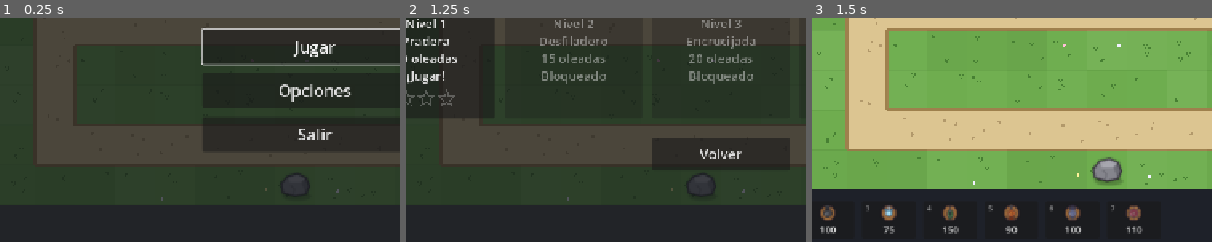
Above: before the commit, frames 1-3 (left to right).
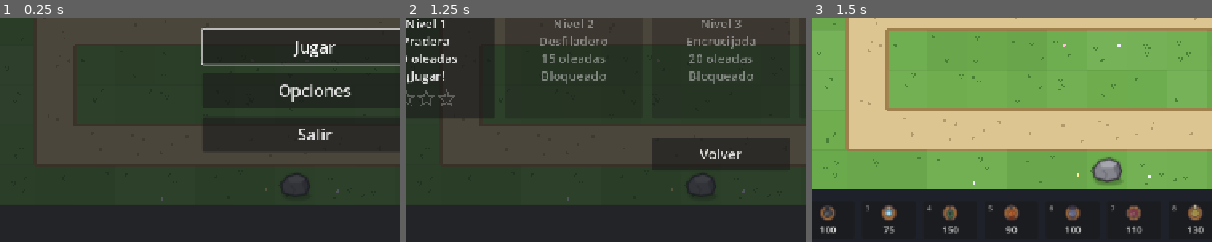
Above: after the commit, the same moments.

Repository: pasaporteN25/MonstersAndCanons
Game: Godot game, scene res://scenes/ui/main_menu.tscn
Two runs of this game, one before a commit and one after it. Both use one fixed random seed, a clock stepped at 60 frames per second and the inputs below.
Inputs:
- Up to frame 1 (0.25 s): no input
- Up to frame 2 (1.25 s): click "Jugar" at 0.5 s
- Up to frame 3 (1.5 s): click "Nivel 1 Pradera 10 oleadas ¡J…" at 1.25 s
The pictures show only the part of the screen within x 11-61%, y 49-99%; the shares and areas given below are measured in that part.

Frames 1-2 are identical in both runs. In frame 3, 0.3% of the frame differs, in the area x 90-98%, y 83-97%.

Commit message:
T83: torre Eléctrica (el rayo salta entre enemigos cercanos)
Co-Authored-By: Claude Opus 5.5 <noreply@anthropic.com>

Diff:
--- /dev/null
+++ b/assets/sprites/projectiles/tesla.svg
@@ -0,0 +1,6 @@
+<svg xmlns="http://www.w3.org/2000/svg" viewBox="0 0 32 32">
+  <!-- Chispa de la Eléctrica: bola de luz con una estela en zigzag. Apunta a la derecha. -->
+  <path d="M2 16 L7 12.5 L11 18.5 L15 13.5 L19 16" fill="none" stroke="#f5d34a" stroke-width="2.2" stroke-linecap="round" stroke-linejoin="round"/>
+  <circle cx="23" cy="16" r="6.5" fill="#fff3a8" stroke="#c99a1e" stroke-width="1.4"/>
+  <circle cx="23" cy="16" r="3" fill="#ffffff"/>
+</svg>
--- /dev/null
+++ b/assets/sprites/towers/turret_tesla.svg
@@ -0,0 +1,18 @@
+<svg xmlns="http://www.w3.org/2000/svg" viewBox="0 0 64 64">
+  <!-- Eléctrica: bobina con anillos amarillos, dos puntas y una esfera cargada adelante.
+       Apunta a la derecha; gira sobre el centro (32, 32). -->
+  <g stroke="#2b2233" stroke-linejoin="round" stroke-linecap="round">
+    <path d="M36 27 L52 23 L55 26 L40 30 Z" fill="#6b6f78" stroke-width="1.8"/>
+    <path d="M36 37 L52 41 L55 38 L40 34 Z" fill="#6b6f78" stroke-width="1.8"/>
+    <circle cx="32" cy="32" r="14" fill="#3e4250" stroke-width="2.5"/>
+  </g>
+  <g fill="none" stroke="#f5d34a" stroke-width="2.4">
+    <circle cx="32" cy="32" r="11"/>
+    <circle cx="32" cy="32" r="7.5"/>
+  </g>
+  <circle cx="32" cy="32" r="4" fill="#f5d34a" stroke="#2b2233" stroke-width="1.3"/>
+  <circle cx="56" cy="32" r="6" fill="#fff3a8" stroke="#2b2233" stroke-width="1.8"/>
+  <circle cx="56" cy="32" r="3" fill="#ffffff"/>
+  <path d="M47 28 L50 31 L48 32 L52 36" fill="none" stroke="#fff3a8" stroke-width="1.6" stroke-linecap="round" stroke-linejoin="round"/>
+  <ellipse cx="26.5" cy="23.5" rx="4.5" ry="2" fill="#ffffff" opacity="0.35"/>
+</svg>
--- /dev/null
+++ b/data/towers/tesla.tres
@@ -0,0 +1,51 @@
+[gd_resource type="Resource" script_class="TowerData" format=3]
+
+[ext_resource type="Script" path="res://scripts/data/tower_level_data.gd" id="1_3eeww"]
+[ext_resource type="Texture2D" path="res://assets/sprites/towers/base_1.svg" id="2_wpk1r"]
+[ext_resource type="Texture2D" path="res://assets/sprites/towers/base_2.svg" id="3_t4s08"]
+[ext_resource type="Texture2D" path="res://assets/sprites/towers/base_3.svg" id="4_bhcqx"]
+[ext_resource type="Texture2D" path="res://assets/sprites/projectiles/tesla.svg" id="5_c2wwa"]
+[ext_resource type="Script" path="res://scripts/data/tower_data.gd" id="6_ysfjt"]
+[ext_resource type="Texture2D" path="res://assets/sprites/towers/turret_tesla.svg" id="7_8amhr"]
+
+[sub_resource type="Resource" id="Resource_tahp1"]
+script = ExtResource("1_3eeww")
+cost = 130
+damage = 12
+fire_rate = 0.7
+range_tiles = 2.5
+base_texture = ExtResource("2_wpk1r")
+chain_extra_targets = 2
+chain_range_tiles = 1.5
+
+[sub_resource type="Resource" id="Resource_uln85"]
+script = ExtResource("1_3eeww")
+cost = 120
+damage = 18
+fire_rate = 0.8
+range_tiles = 2.5
+base_texture = ExtResource("3_t4s08")
+chain_extra_targets = 3
+chain_range_tiles = 1.5
+
+[sub_resource type="Resource" id="Resource_msd0y"]
+script = ExtResource("1_3eeww")
+cost = 180
+damage = 26
+fire_rate = 0.9
+range_tiles = 3.0
+base_texture = ExtResource("4_bhcqx")
+chain_extra_targets = 4
+chain_range_tiles = 1.5
+
+[resource]
+script = ExtResource("6_ysfjt")
+id = &"tesla"
+display_name = "Eléctrica"
+description = "El rayo salta de un enemigo a otro. Cara y de corto alcance."
+can_hit_air = true
+projectile_speed_tiles = 20.0
+color = Color(0.98, 0.84, 0.25, 1)
+turret_texture = ExtResource("7_8amhr")
+projectile_texture = ExtResource("5_c2wwa")
+levels = Array[ExtResource("1_3eeww")]([SubResource("Resource_tahp1"), SubResource("Resource_uln85"), SubResource("Resource_msd0y")])
--- a/scenes/effects/effects_layer.gd
+++ b/scenes/effects/effects_layer.gd
@@ -71,6 +71,11 @@
 		_add(RingEffect.new().setup(SPARK_COLOR, 2.0, 10.0, 0.12, 2.0), position_)
 
 
+## RF-163: zigzag entre los enemigos que golpeó un rayo en cadena.
+func lightning(points: PackedVector2Array) -> void:
+	_add(LightningEffect.new().setup(points), Vector2.ZERO)
+
+
 ## RF-130: anillo que se expande al construir.
 func tower_built(position_: Vector2, color: Color) -> void:
 	var ring_color: Color = color.lightened(0.5)
--- /dev/null
+++ b/scenes/effects/lightning_effect.gd
@@ -0,0 +1,45 @@
+# Rayo en zigzag que une a los enemigos golpeados por un rayo en cadena (RF-163, RF-158).
+# Es solo visual: se borra solo al terminar.
+class_name LightningEffect
+extends Node2D
+
+const COLOR := Color(1.0, 0.92, 0.35)
+const DURATION: float = 0.22
+## Cada tramo se parte en esta cantidad de pedacitos, corridos un poco hacia los costados.
+const KINKS_PER_SEGMENT: int = 4
+const JITTER_PX: float = 7.0
+
+var _points := PackedVector2Array()
+var _time: float = 0.0
+
+
+## `points`: posiciones GLOBALES de los golpeados, en orden. La capa de efectos está en el
+## origen, así que sirven tal cual como posiciones locales.
+func setup(points: PackedVector2Array) -> LightningEffect:
+	for i: int in range(1, points.size()):
+		var from: Vector2 = points[i - 1]
+		var to: Vector2 = points[i]
+		var side: Vector2 = (to - from).orthogonal().normalized()
+		_points.append(from)
+		for k: int in range(1, KINKS_PER_SEGMENT):
+			var t: float = float(k) / KINKS_PER_SEGMENT
+			_points.append(from.lerp(to, t) + side * randf_range(-JITTER_PX, JITTER_PX))
+	if points.size() > 0:
+		_points.append(points[points.size() - 1])
+	return self
+
+
+func _process(delta: float) -> void:
+	_time += delta
+	if _time >= DURATION:
+		queue_free()
+		return
+	queue_redraw()
+
+
+func _draw() -> void:
+	if _points.size() < 2:
+		return
+	var alpha: float = 1.0 - _time / DURATION
+	draw_polyline(_points, Color(COLOR, 0.6 * alpha), 9.0)  # resplandor
+	draw_polyline(_points, Color(1, 1, 1, alpha), 3.0)       # centro blanco
--- a/scenes/game/game.gd
+++ b/scenes/game/game.gd
@@ -275,6 +275,7 @@
 func _on_tower_fired(projectile: Projectile) -> void:
 	projectiles.add_child(projectile)
 	projectile.impacted.connect(effects.projectile_impacted)
+	projectile.chained.connect(effects.lightning)  # RF-163
 
 
 func _on_state_changed(state: LevelSession.State) -> void:
--- a/scenes/game/game.tscn
+++ b/scenes/game/game.tscn
@@ -10,6 +10,7 @@
 [ext_resource type="Resource" path="res://data/towers/fire.tres" id="16_fire"]
 [ext_resource type="Resource" path="res://data/towers/multi.tres" id="17_multi"]
 [ext_resource type="Resource" path="res://data/towers/burst.tres" id="18_burst"]
+[ext_resource type="Resource" path="res://data/towers/tesla.tres" id="19_tesla"]
 [ext_resource type="PackedScene" path="res://scenes/ui/pause_menu.tscn" id="15_pause"]
 [ext_resource type="Script" path="res://scripts/data/tower_data.gd" id="7_tower_data"]
 [ext_resource type="Script" path="res://scenes/game/build_controller.gd" id="8_build"]
@@ -23,7 +24,7 @@
 script = ExtResource("1_game")
 level_data = ExtResource("2_level")
 balance = ExtResource("3_balance")
-tower_types = Array[ExtResource("7_tower_data")]([ExtResource("4_basic"), ExtResource("5_cannon"), ExtResource("6_frost"), ExtResource("14_sniper"), ExtResource("16_fire"), ExtResource("17_multi"), ExtResource("18_burst")])
+tower_types = Array[ExtResource("7_tower_data")]([ExtResource("4_basic"), ExtResource("5_cannon"), ExtResource("6_frost"), ExtResource("14_sniper"), ExtResource("16_fire"), ExtResource("17_multi"), ExtResource("18_burst"), ExtResource("19_tesla")])
 
 [node name="Towers" type="Node2D" parent="."]
 
--- a/scenes/towers/projectile.gd
+++ b/scenes/towers/projectile.gd
@@ -4,6 +4,8 @@
 
 ## Llegó a destino. Solo para efectos visuales (RF-122): el daño ya se aplicó.
 signal impacted(position: Vector2, stats: TowerLevelData)
+## El golpe saltó de enemigo en enemigo (RF-163). `points`: dónde estaba cada golpeado. Solo visual.
+signal chained(points: PackedVector2Array)
 
 ## RF-153: lado del dibujo del proyectil, en píxeles.
 const SPRITE_SIZE_PX: float = 28.0
@@ -128,7 +130,40 @@
 				_hit(enemy)
 	elif is_instance_valid(_target) and _target.is_active():
 		_hit(_target)
+		if _stats.chain_extra_targets > 0:
+			_chain_from(_target)
 	# Sin área y sin objetivo: desaparece sin hacer daño (RF-52).
+
+
+## RF-163: desde el primer golpeado, salta al enemigo más cercano que todavía no golpeó,
+## si está a menos de `chain_range_tiles`. Cada salto hace el mismo golpe.
+func _chain_from(first: Enemy) -> void:
+	var reach: float = Rules.tiles_to_px(_stats.chain_range_tiles)
+	var struck: Array[Enemy] = [first]
+	var points := PackedVector2Array([first.global_position])
+	for i: int in _stats.chain_extra_targets:
+		var next: Enemy = _nearest_not_struck(points[points.size() - 1], struck, reach)
+		if next == null:
+			break
+		struck.append(next)
+		points.append(next.global_position)
+		_hit(next)
+	if points.size() > 1:
+		chained.emit(points)
+
+
+func _nearest_not_struck(from: Vector2, struck: Array[Enemy], reach: float) -> Enemy:
+	var best: Enemy = null
+	var best_dist: float = reach * reach
+	for node: Node in get_tree().get_nodes_in_group(Enemy.GROUP):
+		var enemy := node as Enemy
+		if not enemy.is_active() or struck.has(enemy) or (enemy.data.is_flying and not _can_hit_air):
+			continue
+		var dist: float = from.distance_squared_to(enemy.global_position)
+		if dist <= best_dist:
+			best = enemy
+			best_dist = dist
+	return best
 
 
 func _hit(enemy: Enemy) -> void:
--- a/scenes/ui/tower_panel.gd
+++ b/scenes/ui/tower_panel.gd
@@ -57,6 +57,8 @@
 	]
 	if s.splash_radius_tiles > 0.0:
 		lines.append("Área: radio %.1f" % s.splash_radius_tiles)
+	if s.chain_extra_targets > 0:
+		lines.append("El rayo salta a %d enemigos más" % s.chain_extra_targets)
 	if s.burst_count > 0:
 		lines.append("Lanza %d púas en círculo" % s.burst_count)
 	if s.extra_targets > 0:
--- a/scripts/data/tower_level_data.gd
+++ b/scripts/data/tower_level_data.gd
@@ -29,3 +29,7 @@
 @export var extra_targets: int = 0
 ## RF-162: cuántas púas lanza en círculo, en línea recta (0 = dispara normal, a un objetivo).
 @export var burst_count: int = 0
+## RF-163: a cuántos enemigos MÁS salta el golpe, uno detrás de otro (0 = no salta).
+@export var chain_extra_targets: int = 0
+## RF-163: distancia máxima de cada salto, en casillas.
+@export var chain_range_tiles: float = 0.0
--- a/tests/test_new_content.gd
+++ b/tests/test_new_content.gd
@@ -376,3 +376,59 @@
 	_run_shots(1.5)
 	assert_eq(flyer.health, 1000, "RF-53: al volador no le pega")
 	assert_eq(walker.health, 992, "sigue de largo y le pega al de tierra")
+
+
+# --- Eléctrica (RF-163) ---
+
+## La torre dispara y el rayo llega (va a 20 casillas por segundo). Devuelve los puntos
+## del zigzag (vacío si no saltó).
+func _fire_tesla(at: Vector2) -> PackedVector2Array:
+	var tower: Tower = _tower_at("tesla", at)
+	simulate(tower, 1, DT)
+	# Una lista y no una variable suelta: las funciones anónimas copian las variables locales.
+	var chains: Array[PackedVector2Array] = []
+	for p: Projectile in shots:
+		p.chained.connect(func(points: PackedVector2Array) -> void: chains.append(points))
+	_run_shots(0.5)
+	return chains[0] if not chains.is_empty() else PackedVector2Array()
+
+
+func _damaged(enemies: Array[Enemy]) -> Array[bool]:
+	var result: Array[bool] = []
+	for e: Enemy in enemies:
+		result.append(e.health < 1000)
+	return result
+
+
+func test_tesla_tower_matches_spec() -> void:
+	var tesla: TowerData = _tower("tesla")
+	assert_eq(tesla.display_name, "Eléctrica")
+	assert_true(tesla.can_hit_air)
+	assert_almost_eq(tesla.projectile_speed_tiles, 20.0, 0.001)
+	_assert_levels("tesla", [
+		{"cost": 130, "damage": 12, "fire_rate": 0.7, "range_tiles": 2.5, "chain_extra_targets": 2, "chain_range_tiles": 1.5},
+		{"cost": 120, "damage": 18, "fire_rate": 0.8, "chain_extra_targets": 3},
+		{"cost": 180, "damage": 26, "fire_rate": 0.9, "range_tiles": 3.0, "chain_extra_targets": 4},
+	])
+
+
+func test_lightning_jumps_to_the_two_nearest() -> void:
+	var e: Array[Enemy] = _enemies_at([300.0, 340.0, 380.0, 420.0])
+	var chain: PackedVector2Array = _fire_tesla(Vector2(360, 250))
+	assert_eq(_damaged(e), [false, true, true, true], "el primero (420) y dos saltos: 380 y 340")
+	assert_eq(e[3].health, 988, "cada salto hace el mismo daño (12)")
+	assert_eq(e[1].health, 988)
+	assert_eq(chain.size(), 3, "el zigzag une a los 3 golpeados")
+
+
+func test_lightning_never_hits_the_same_enemy_twice() -> void:
+	var e: Array[Enemy] = _enemies_at([340.0, 380.0])
+	_fire_tesla(Vector2(360, 250))
+	assert_eq([e[0].health, e[1].health], [988, 988], "cada uno una sola vez, aunque sobren saltos")
+
+
+func test_lightning_does_not_jump_too_far() -> void:
+	var e: Array[Enemy] = _enemies_at([300.0, 420.0])  # a 120 px: más que 1,5 casillas (96 px)
+	var chain: PackedVector2Array = _fire_tesla(Vector2(360, 250))
+	assert_eq(_damaged(e), [false, true], "solo el objetivo")
+	assert_eq(chain.size(), 0, "sin saltos no hay zigzag")
--- a/tools/make_sounds.gd
+++ b/tools/make_sounds.gd
@@ -38,6 +38,8 @@
 	_save("shot_multi", _notes(Wave.SQUARE, [1500.0, 1300.0, 1100.0], 0.025, 0.2))
 	# M5: silbido corto que sube (las púas salen en todas direcciones).
 	_save("shot_burst", _mix([_tone(Wave.TRIANGLE, 500.0, 1100.0, 0.12, 0.3), _tone(Wave.NOISE, 0.0, 0.0, 0.08, 0.2)]))
+	# M5: zumbido eléctrico (onda cuadrada grave con chisporroteo).
+	_save("shot_tesla", _mix([_tone(Wave.SQUARE, 180.0, 120.0, 0.12, 0.25), _tone(Wave.NOISE, 0.0, 0.0, 0.1, 0.3)]))
 	# --- Partida ---
 	_save("enemy_death", _mix([_tone(Wave.SINE, 520.0, 180.0, 0.13, 0.45), _tone(Wave.NOISE, 0.0, 0.0, 0.06, 0.2)]))
 	_save("life_lost", _tone(Wave.SQUARE, 190.0, 110.0, 0.28, 0.35))
Not shown, added: assets/audio/shot_tesla.wav.import
Not shown, added: assets/sprites/projectiles/tesla.svg.import
Not shown, added: assets/sprites/towers/turret_tesla.svg.import
Not shown, added: scenes/effects/lightning_effect.gd.uid
Not shown, added: assets/audio/shot_tesla.wav
Not shown, changed: specs/03-tareas.md
